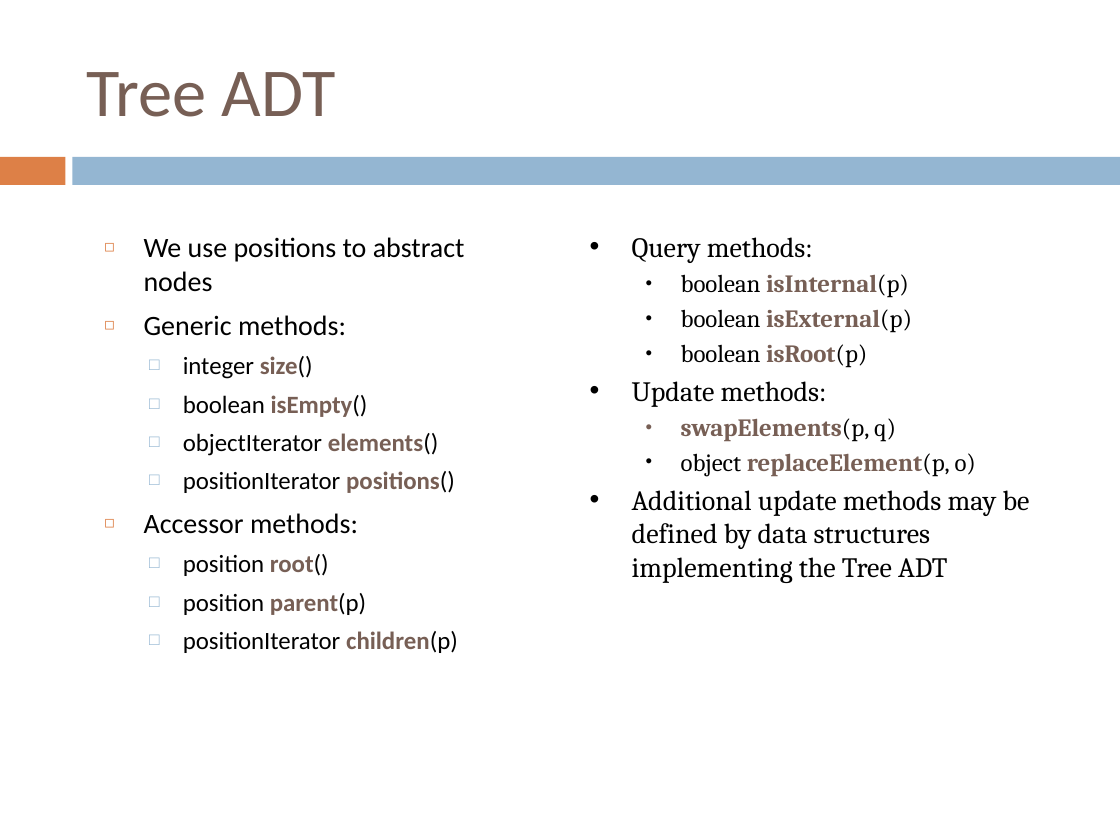
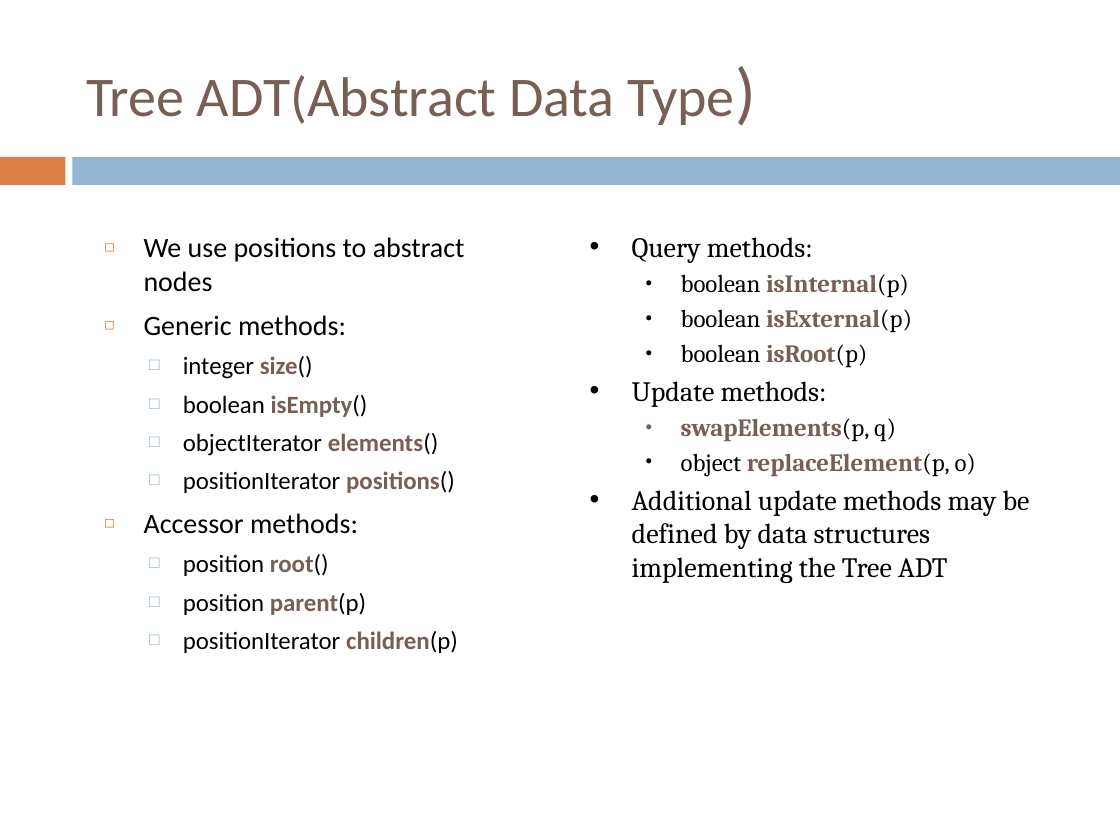
Before and after one commit to sundyCoder/CSK, a slide deck: slide 10 of 3@CSDS/PPT/4@tree.pptx. Drawn at 1120x840 pixels with LibreOffice and Linux fonts; fonts in the diff are those of the drawing. Boxes give left, top, right and bottom in pixels: in the first picture for what was removed or moved away, otherwise in the second. Text is boxed around its words. In the diff, an @@ line names an element or a change of style, - is before the commit and + after.

Commit message:
add tree algorithm.

```diff
--- a/3@CSDS/PPT/4@tree.pptx
+++ b/3@CSDS/PPT/4@tree.pptx
@@ title at (86,75,734,125): text changed; size 44 to 36 pt @@
-Tree ADT
+Tree ADT(Abstract Data Type)
```
Also in this commit, not shown: 12 other slides changed, 32 slides added, 37 other files.
